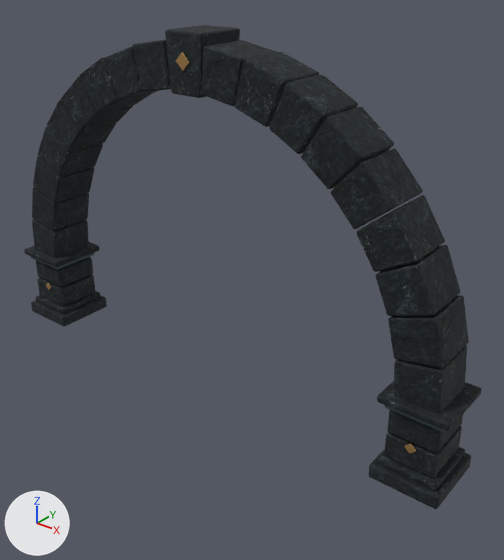
A saved change to the Blender file assets/blender/gallery-arch.blend.
Rendered twice from a camera (50 mm lens) standing at (7.24, -7.91, 7.12) and looking at (0.72, 0.24, 2.06). Arrows for +X, +Y and +Z are at lower left; the lights stay in place. The older version comes first.

The first picture shows 'gallery-arch — Weathered blue limestone' and 2 more.
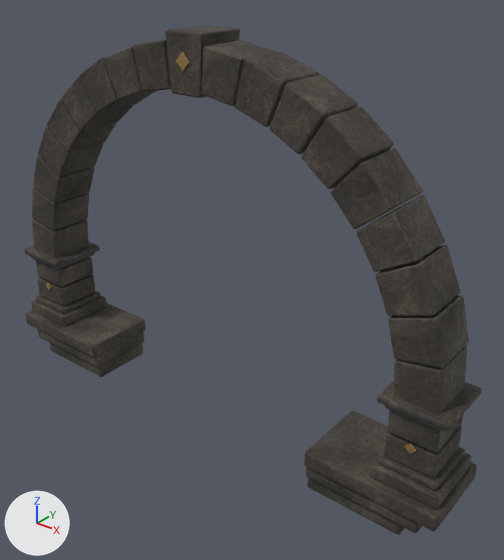
Where the newer file only moved an object's origin or applied its transform, the numbers keep the older frame.

Changed parts and their boxes (x1, y1, x2, y2) in the pictures (504 x 560 px):
```json
{"object": "gallery-arch — Weathered blue limestone", "change": "reshaped", "before": [24, 25, 481, 509], "after": [24, 25, 481, 535]}
{"part": 1, "of": "me_cube_001", "change": "added", "after": [38, 329, 144, 367]}
{"part": 2, "of": "me_cube_001", "change": "added", "after": [50, 343, 143, 377]}
{"part": 3, "of": "me_cube_001", "change": "added", "after": [306, 467, 422, 533]}
{"part": 4, "of": "me_cube_001", "change": "added", "after": [308, 478, 404, 535]}
{"part": 5, "of": "me_cube_001", "change": "added", "after": [25, 303, 146, 357]}
{"part": 6, "of": "me_cube_001", "change": "added", "after": [304, 411, 477, 531]}
{"part": 7, "of": "me_cube_001", "change": "surface changed", "before": [24, 242, 481, 508], "after": [24, 242, 481, 508]}
{"part": 8, "of": "me_cube_001", "change": "recoloured", "before": [24, 25, 481, 509], "after": [24, 25, 481, 509]}
```

Scene script edits in JSON lines:
```json
{"op": "add", "block": "img_limestone_color_png", "code": ["img_limestone_color_png = load_image('limestone-color.png', '_unpacked/limestone-color.png', 512, 512, 'sRGB')"]}
{"op": "add", "block": "img_limestone_roughness_png", "code": ["img_limestone_roughness_png = load_image('limestone-roughness.png', '_unpacked/limestone-roughness.png', 512, 512, 'Non-Color')"]}
{"op": "add", "block": "mat_weathered_warm_limestone", "code": ["mat_weathered_warm_limestone = bpy.data.materials.new('Weathered warm limestone')", "# uses the picture img_limestone_color_png", "# uses the picture img_limestone_roughness_png", "# uses the picture img_rock_normal_jpg"]}
{"block": "me_cube_001", "where": "# used by ob_gallery_arch___weathered_blue_limestone; location = (-4.1, 0.0, 0.12)"}
{"op": "remove", "block": "me_cube_001", "code": "me_cube_001.from_pydata(...)  # 1624 vertices, 1566 faces; spans x -0.55..8.75, y -0.57..0.57, z -0.12..5.86"}
{"op": "add", "block": "me_cube_001", "code": "me_cube_001.from_pydata(...)  # 1960 vertices, 1890 faces; spans x -0.62..8.82, y -0.71..0.71, z -0.91..5.86"}
{"block": "me_cube_001", "change": "me_cube_001 part 1: the loose piece of 56 vertices spanning x -0.55..0.55, y -0.57..0.57, z -0.12..0.12 is copied, and the copy is scaled about its middle by (1.78, 1.12, 1.15), then moved by (0.63, 0.0, -0.51), in mat_weathered_warm_limestone; it spans x -0.34..1.6, y -0.65..0.65, z -0.65..-0.37"}
{"block": "me_cube_001", "change": "me_cube_001 part 2: the loose piece of 56 vertices spanning x -0.55..0.55, y -0.57..0.57, z -0.12..0.12 is copied, and the copy is scaled about its middle by (1.52, 1.02, 1.15), then moved by (0.77, 0.0, -0.77), in mat_weathered_warm_limestone; it spans x -0.06..1.6, y -0.59..0.59, z -0.91..-0.63"}
{"block": "me_cube_001", "change": "me_cube_001 part 3: the loose piece of 56 vertices spanning x 7.65..8.75, y -0.57..0.57, z -0.12..0.12 is copied, and the copy is scaled about its middle by (1.78, 1.12, 1.15), then moved by (-0.63, 0.0, -0.51), in mat_weathered_warm_limestone; it spans x 6.6..8.54, y -0.65..0.65, z -0.65..-0.37"}
{"block": "me_cube_001", "change": "me_cube_001 part 4: the loose piece of 56 vertices spanning x 7.65..8.75, y -0.57..0.57, z -0.12..0.12 is copied, and the copy is scaled about its middle by (1.52, 1.02, 1.15), then moved by (-0.77, 0.0, -0.77), in mat_weathered_warm_limestone; it spans x 6.6..8.26, y -0.59..0.59, z -0.91..-0.63"}
{"block": "me_cube_001", "change": "me_cube_001 part 5: a new loose piece of 56 vertices spanning x -0.62..1.6, y -0.71..0.71, z -0.39..-0.11, in mat_weathered_warm_limestone"}
{"block": "me_cube_001", "change": "me_cube_001 part 6: a new loose piece of 56 vertices spanning x 6.6..8.82, y -0.71..0.71, z -0.39..-0.11, in mat_weathered_warm_limestone"}
{"block": "me_cube_001", "change": "me_cube_001 part 7: 360 kept faces spanning x -0.55..8.75, y -0.56..0.56, z -0.12..1.33 get new texture (UV) coordinates"}
{"block": "me_cube_001", "change": "me_cube_001 part 8: 1566 faces spanning x -0.55..8.75, y -0.57..0.57, z -0.12..5.86 switch from mat_weathered_blue_limestone to mat_weathered_warm_limestone"}
```
